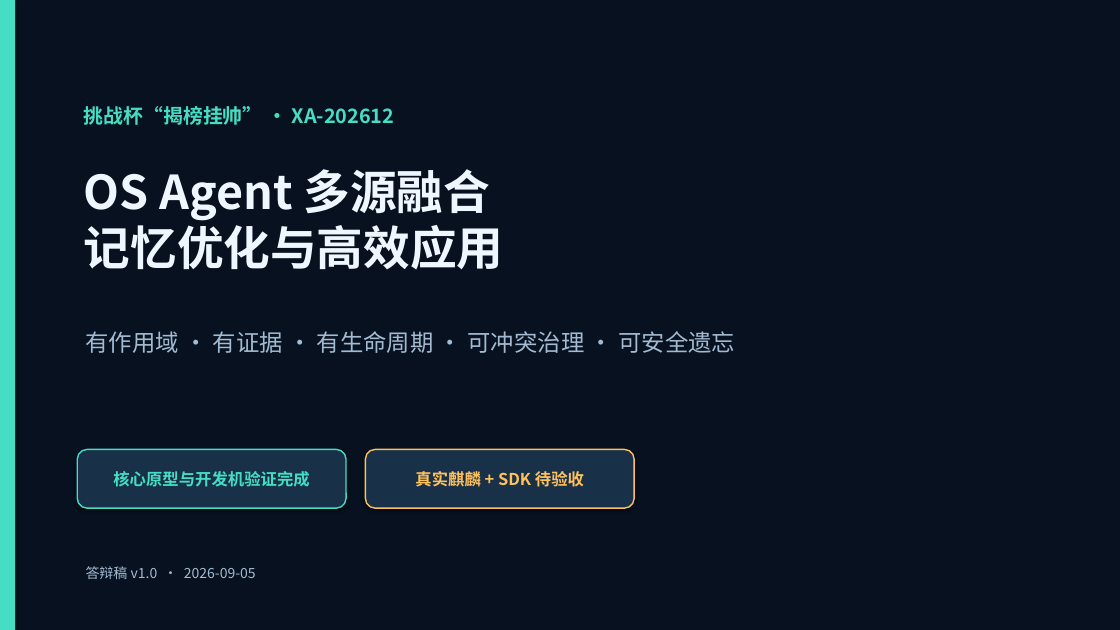
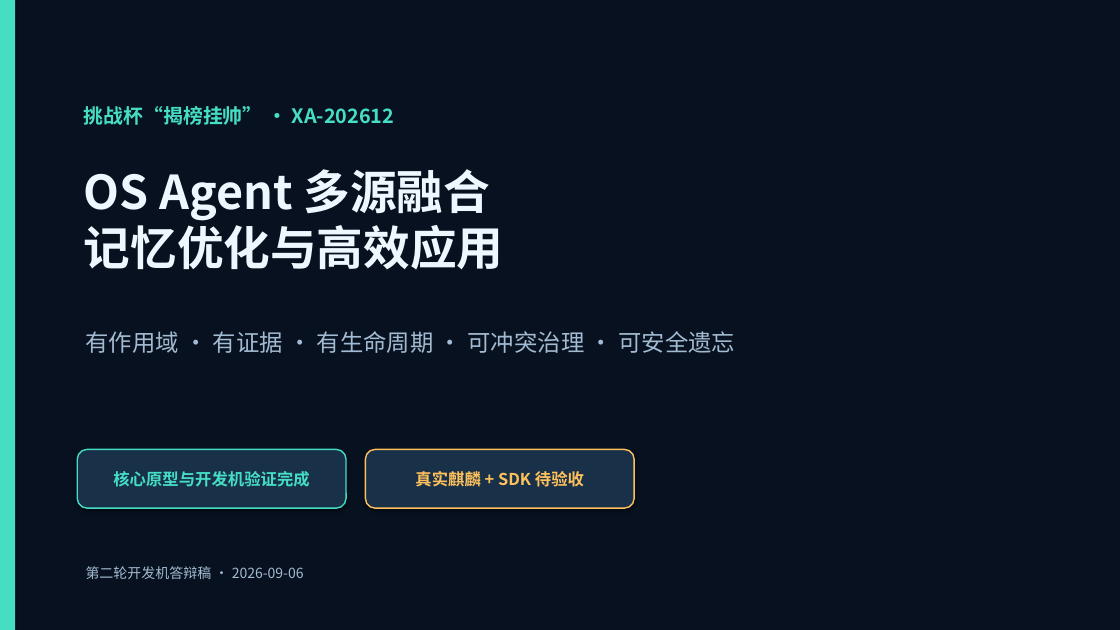
Before and after one commit to chanehwibo/tiaobei, a slide deck: slide 1 of deliverables/ppt/OS_Agent_记忆优化_答辩稿.pptx. Drawn at 1120x630 pixels with LibreOffice and Linux fonts; fonts in the diff are those of the drawing. Boxes give left, top, right and bottom in pixels: in the first picture for what was removed or moved away, otherwise in the second. Text is boxed around its words. In the diff, an @@ line names an element or a change of style, - is before the commit and + after.

```diff
--- a/deliverables/ppt/OS_Agent_记忆优化_答辩稿.pptx
+++ b/deliverables/ppt/OS_Agent_记忆优化_答辩稿.pptx
@@ text at (86,566,304,579): text changed @@
-答辩稿 v1.0 · 2026-09-05
+第二轮开发机答辩稿 · 2026-09-06
```
Also in this commit, not shown: 6 other slides changed, 42 other files.
